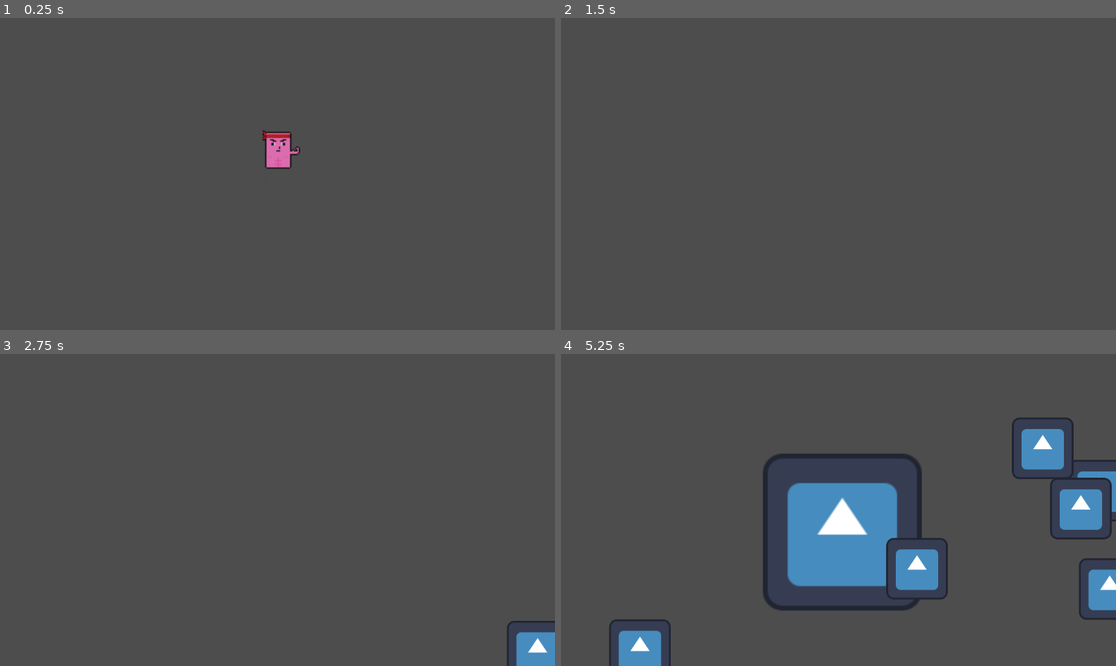
Above: before the commit, frames 1-4 (two rows, left to right).
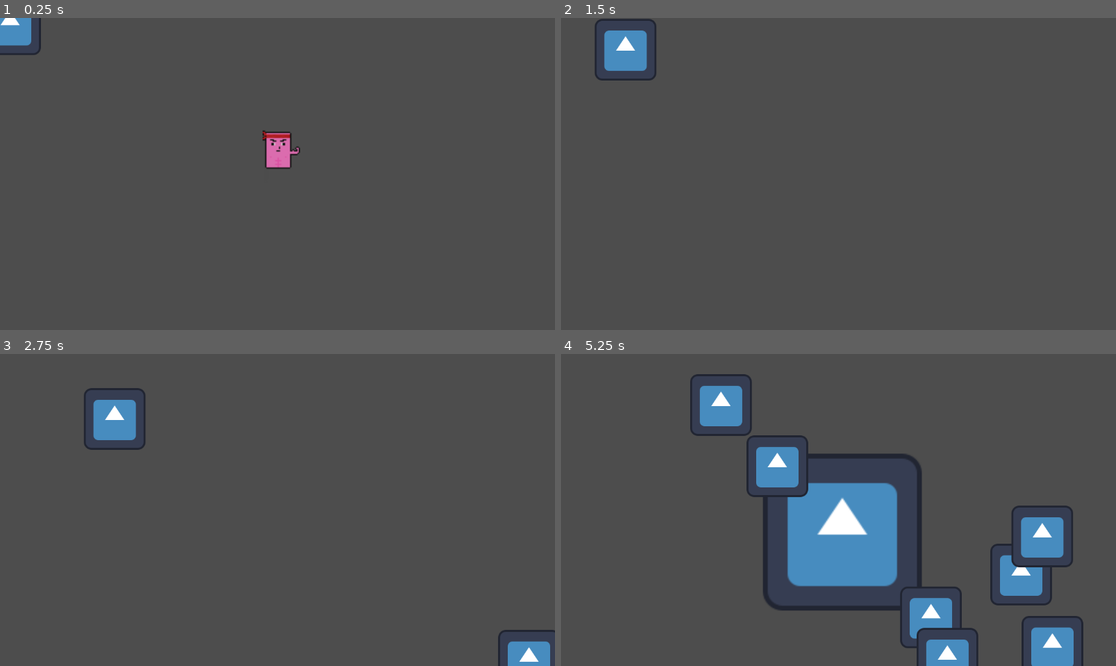
Above: after the commit, the same moments.

Repository: Tibo3103/BagarreBaignoire
Game: Godot game, scene res://main.tscn
Two runs of this game, one before a commit and one after it. Both use one fixed random seed, a clock stepped at 60 frames per second and the inputs below. The engine's default icon, where the game draws it, is replaced by a stand-in: a white triangle on a blue panel in a dark square.
Inputs:
- Up to frame 1 (0.25 s): no input
- Up to frame 2 (1.5 s): hold D (move_right) 0.53-1.28 s; hold S (move_backward) from 1.28 s (still down)
- Up to frame 3 (2.75 s): release S (move_backward) at 2.03 s; hold D (move_right) from 2.03 s (still down)
- Up to frame 4 (5.25 s): release D (move_right) at 2.78 s; hold W (move_forward) 2.78-3.53 s; hold A (move_left) 3.53-5.03 s; hold S (move_backward) from 5.03 s (still down)

The runs differ from the first frame. In frame 1, 0.6% of the frame differs, in the area x 0-8%, y 0-12%; in frame 2, 1.3%; in frame 3, 2.0%; in frame 4, 14%, in the area x 8-100%, y 6-100%.

Commit message:
ennemies attirés

Diff:
--- a/main.gd
+++ b/main.gd
@@ -4,9 +4,11 @@
 
 
 func _ready():
+	# Vérification si la scène du mob est assignée
 	if mob_scene == null:
 		push_error("mob_scene is not assigned!")
 		return
+
 	new_game()
 
 
@@ -19,23 +21,27 @@
 
 
 func _on_mob_timer_timeout():
+	# Vérification si la scène du mob est assignée
 	if mob_scene == null:
 		push_error("mob_scene is not assigned!")
 		return
 
-	# Instanciation et placement du mob
+	# Instancier le mob
 	var mob = mob_scene.instantiate()
+
+	# Configurer la position du mob
 	var mob_spawn_location = get_node("mobPath/mobSpawnLocation")
 	mob_spawn_location.progress_ratio = randf()
 	mob.position = mob_spawn_location.position
 
-	# Calcul de la direction et de la vitesse
-	var direction = mob_spawn_location.rotation + PI / 2
-	var velocity = Vector2(randf_range(150.0, 250.0), 0.0)
-	mob.linear_velocity = velocity.rotated(direction)
+	# Passer la référence du joueur au mob
+	var player = get_node_or_null("Player")
+	if player == null:
+		push_error("Player node not found in the scene!")
+		mob.queue_free()
+		return
 
-	# Ajout du mob à la scène
+
+
+	# Ajouter le mob à la scène
 	add_child(mob)
-
-	# Suppression automatique après 5 secondes (ajustable)
-	mob.call_deferred("queue_free", 5)
--- a/main.tscn
+++ b/main.tscn
@@ -1,7 +1,7 @@
 [gd_scene load_steps=5 format=3 uid="uid://cq1se6ncmmfg1"]
 
 [ext_resource type="Script" path="res://main.gd" id="1_bkx4a"]
-[ext_resource type="PackedScene" uid="uid://cbamkm1t8sl01" path="res://area_2d.tscn" id="1_iw1cx"]
+[ext_resource type="PackedScene" uid="uid://cbamkm1t8sl01" path="res://player.tscn" id="1_iw1cx"]
 [ext_resource type="PackedScene" uid="uid://bmjqmn5peipua" path="res://pouce_pouce.tscn" id="2_45s8h"]
 
 [sub_resource type="Curve2D" id="Curve2D_s7nfh"]
@@ -14,7 +14,7 @@
 script = ExtResource("1_bkx4a")
 mob_scene = ExtResource("2_45s8h")
 
-[node name="joueur" parent="." instance=ExtResource("1_iw1cx")]
+[node name="Player" parent="." instance=ExtResource("1_iw1cx")]
 
 [node name="mobTimer" type="Timer" parent="."]
 wait_time = 0.5
@@ -32,5 +32,7 @@
 [node name="mobSpawnLocation" type="PathFollow2D" parent="mobPath"]
 rotation = 0.00132275
 
+[node name="pouce-pouce" parent="." instance=ExtResource("2_45s8h")]
+
 [connection signal="timeout" from="mobTimer" to="." method="_on_mob_timer_timeout"]
 [connection signal="timeout" from="startTimer" to="." method="_on_start_timer_timeout"]
--- a/pouce-pouce.gd
+++ b/pouce-pouce.gd
@@ -1,13 +1,17 @@
 extends RigidBody2D
 
+@export var speed: float = 100.0  # Vitesse de déplacement de l'ennemi
 
-# Called when the node enters the scene tree for the first time.
-func _ready():
-	var mob_type = $AnimatedSprite2D.sprite_frames.get_animation_names()
-	$AnimatedSprite2D.play(mob_type[randi() % mob_type.size()])
-
-
-
+func _physics_process(delta):
+	# Essayer de trouver le nœud du joueur
+	var player = get_parent().get_node_or_null("Player")
+	if player:
+		# Déplacement vers le joueur
+		var direction = (player.global_position - global_position).normalized()
+		position += direction * speed * delta
+	else:
+		push_warning("Le nœud 'Player' est introuvable.")
 
 func _on_visible_on_screen_notifier_2d_screen_exited():
+	# Supprime l'ennemi s'il quitte l'écran
 	queue_free()
Not shown: 1 places in player.tscn that only renumber resources
Not shown, added: pou22A.tmp
Not shown, added: pouDD7C.tmp
